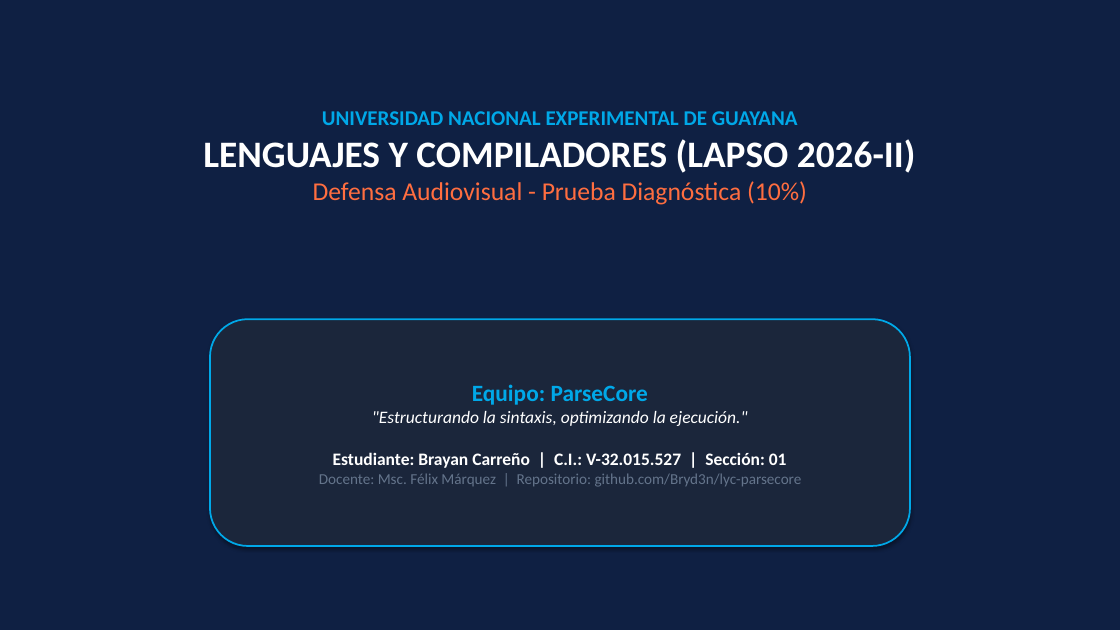
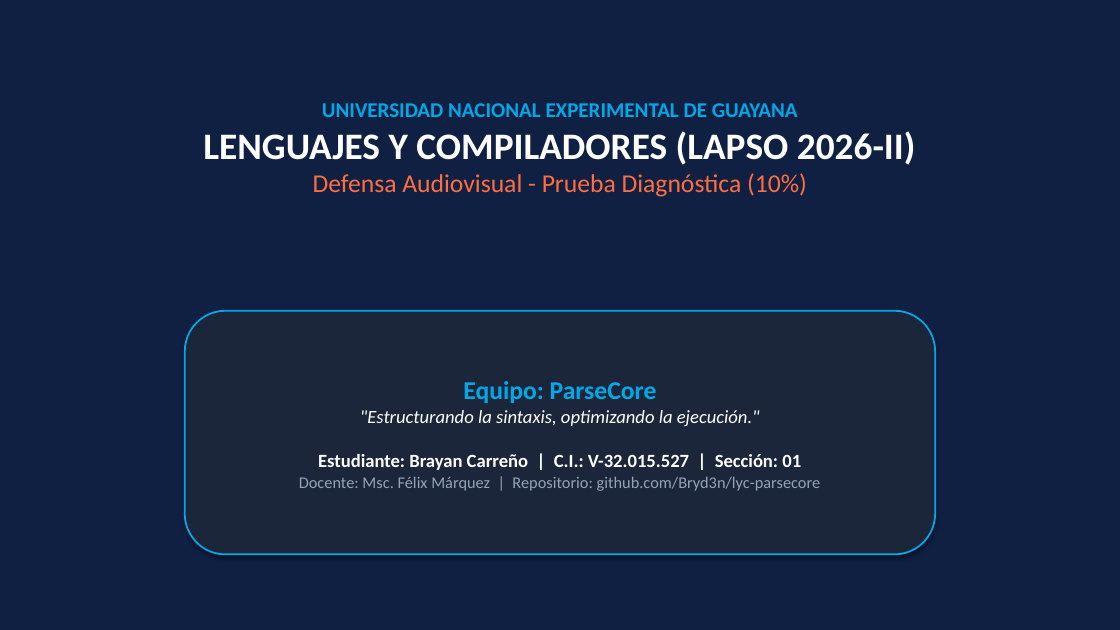
Before and after one commit to Bryd3n/lyc-parsecore, a slide deck: slide 1 of PRUEBA DIAGNOSTICA/Brayan_Carreno/Presentacion_Defensa_Prueba_Diagnostica_ParseCore.pptx. Drawn at 1120x630 pixels with LibreOffice and Linux fonts; fonts in the diff are those of the drawing. Boxes give left, top, right and bottom in pixels: in the first picture for what was removed or moved away, otherwise in the second. Text is boxed around its words. In the diff, an @@ line names an element or a change of style, - is before the commit and + after.

```diff
--- a/PRUEBA DIAGNOSTICA/Brayan_Carreno/Presentacion_Defensa_Prueba_Diagnostica_ParseCore.pptx
+++ b/PRUEBA DIAGNOSTICA/Brayan_Carreno/Presentacion_Defensa_Prueba_Diagnostica_ParseCore.pptx
@@ text "UNIVERSIDAD NACIONAL EXPERIMENTAL DE GUAYANA": place and size @@
-text "UNIVERSIDAD NACIONAL EXPERIMENTAL DE GUAYANA" at (203,111,916,205)
+text "UNIVERSIDAD NACIONAL EXPERIMENTAL DE GUAYANA" at (203,103,916,197)
@@ rounded rectangle "Equipo: ParseCore": place and size @@
-rounded rectangle "Equipo: ParseCore" at (210,319,910,546)
+rounded rectangle "Equipo: ParseCore" at (185,311,935,555)
@@ rounded rectangle "Equipo: ParseCore" at (185,311,935,555): size 20 to 22 pt in "Equipo: ParseCore"; size 15 to 16 pt in ""Estructurando la sintaxis, optimizando la ejecución."", "Estudiante: Brayan Carreño | C.I.: V-32.015.527 | ..."; size 13 to 14 pt, text colour #64748B to #94A3B8 in "Docente: Msc. Félix Márquez | Repositorio: github.com/Bryd3n ..." @@
```
Also in this commit, not shown: 1 other slide changed, 7 slides removed, 2 other files.
